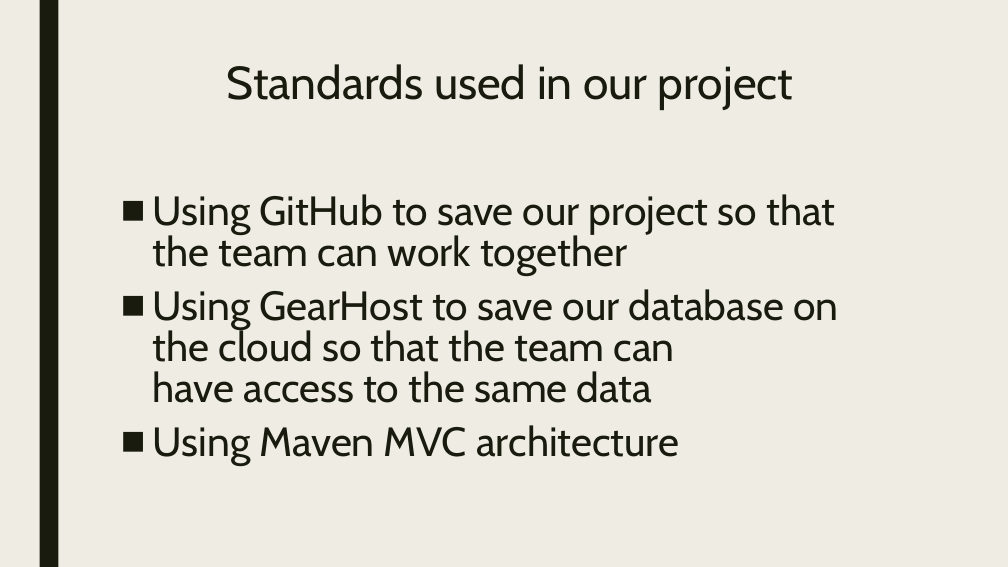
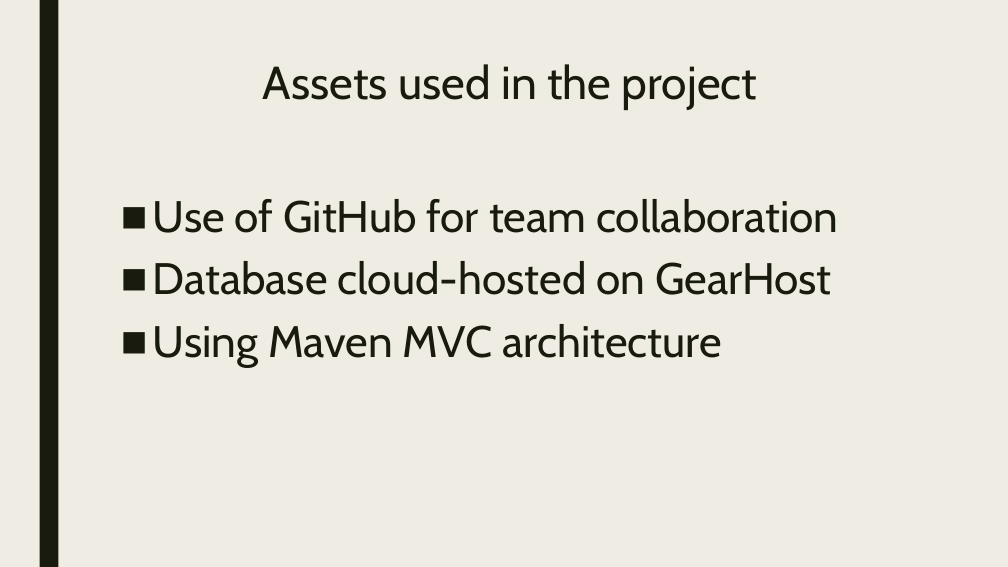
Before and after one commit to Valini/OfficeGit, a slide deck: slide 2 of The OfficePPT.pptx. Drawn at 1008x567 pixels with LibreOffice and Linux fonts; fonts in the diff are those of the drawing. Boxes give left, top, right and bottom in pixels: in the first picture for what was removed or moved away, otherwise in the second. Text is boxed around its words. In the diff, an @@ line names an element or a change of style, - is before the commit and + after.

```diff
--- a/The OfficePPT.pptx
+++ b/The OfficePPT.pptx
@@ title at (263, 64, 757, 110): text changed @@
-Standards used in our project
+Assets used in the project
@@ text at (153, 199, 838, 295): text changed; size 38.9 to 42 pt @@
-■ Using GitHub to save our project so that the team can work together
-■ Using GearHost to save our database on the cloud so that the team can
-  have access to the same data
+■ Use of GitHub for team collaboration
+■ Database cloud-hosted on GearHost
@@ text at (153, 324, 722, 368): size 38.9 to 42 pt in "Using Maven MVC architecture"; line spacing 0.84 to 0.94 @@
```
Also in this commit, not shown: 2 other slides changed.
